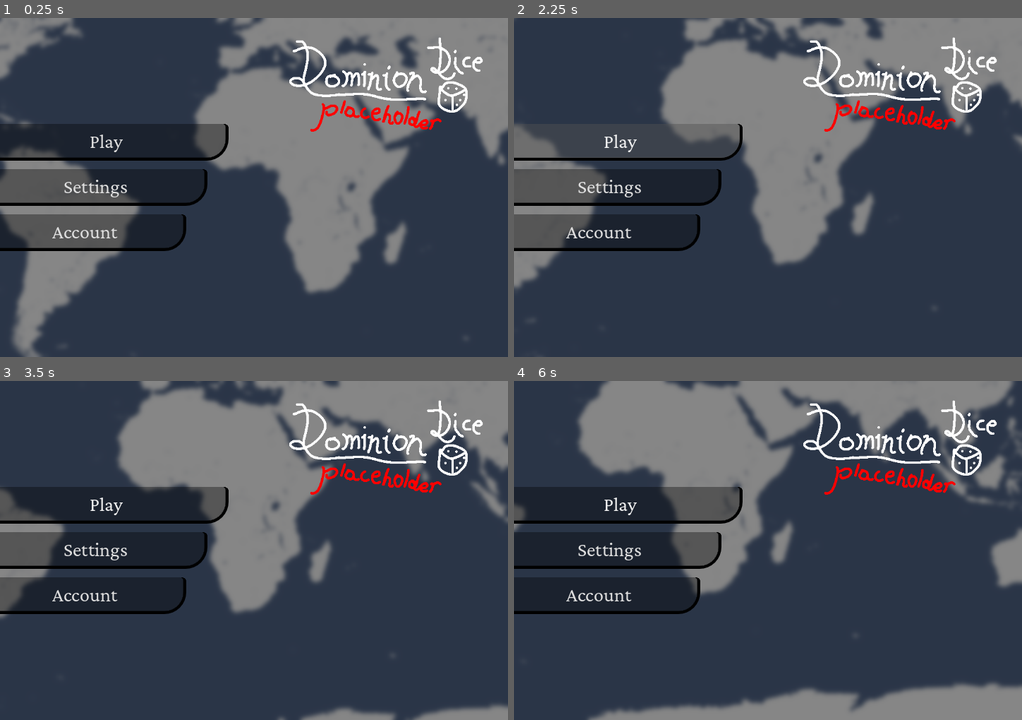
Above: before the commit, frames 1-4 (two rows, left to right).
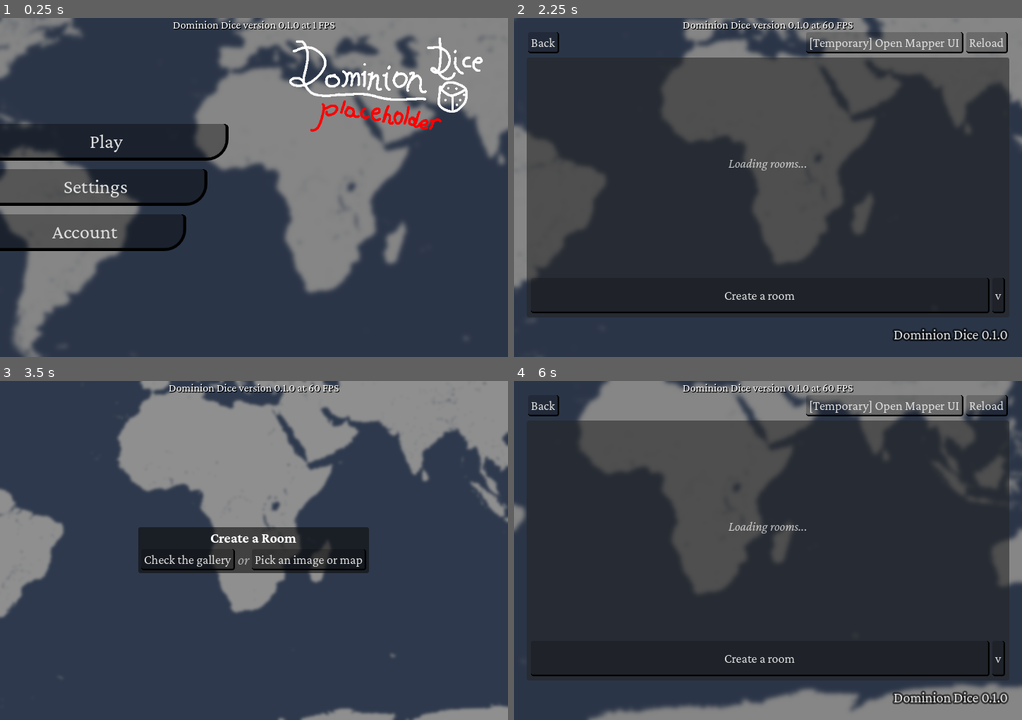
Above: after the commit, the same moments.

Repository: anywhereco/heredita-client
Game: Godot game, scene res://scenes/main_menu/main.tscn
Two runs of this game, one before a commit and one after it. Both use one fixed random seed, a clock stepped at 60 frames per second and the inputs below. Before the commit the project starts from res://main.tscn.
Inputs (mouse positions are in pixels of both pictures, inside the frame that each line leads up to):
- Up to frame 1 (0.25 s): no input
- Up to frame 2 (2.25 s): click "Play" at 0.5 s; click (544, 41) at 1.25 s, where only the run after the commit has a clickable "Back"; click "Play" at 2 s
- Up to frame 3 (3.5 s): click (243, 658) at 2.75 s, where only the run after the commit has a clickable "Create a room"
- Up to frame 4 (6 s): click (701, 560) at 3.5 s, where only the run after the commit has a clickable "Check the gallery"; move the mouse to (879, 533) at 4.27 s; hold Right (move_right) 4.28-5.03 s; hold Mouse wheel up (zoom_in) 4.28-5.03 s; click (879, 533) at 4.42 s; move the mouse to (666, 567) at 5.02 s; hold Down (move_backwards) 5.03-5.78 s; tap Mouse wheel down (zoom_out) at 5.1 s; click (666, 567) at 5.17 s; tap Space (jump) at 5.27 s; move the mouse to (818, 475) at 5.77 s; hold Right (move_right) from 5.78 s (still down); hold Mouse wheel up (zoom_in) from 5.78 s (still down); click (818, 475) at 5.92 s

The runs differ from the first frame. In frame 1, 0.4% of the frame differs, in the area x 34-67%, y 0-4%; in frame 2, 39%, in the area x 0-98%, y 0-96%; in frame 3, 19%; in frame 4, 30%.
Error after the commit: Parse Error: Identifier "HTML5FileDialog" not declared in the current scope. (res://libraries/ui/image_picker_button/image_picker_button.gd:20)

Commit message:
landing page & debug ui

Diff:
--- a/project.godot
+++ b/project.godot
@@ -21,6 +21,7 @@
 QueryParams="*res://libraries/QueryParams.gd"
 State="*res://singletons/state/state.gd"
 HTTP="*res://libraries/HTTP.gd"
+DebugLayer="*res://singletons/debug/DebugLayer.tscn"
 
 [debug]
 
--- a/scenes/main_menu/foreground.gd
+++ b/scenes/main_menu/foreground.gd
@@ -1,6 +1,33 @@
+class_name MainMenuForeground
 extends CanvasLayer
 
 @onready var switch_element: Control = $SwitchElement
+static var _instance: MainMenuForeground
+
+enum Page {
+	LANDING,
+	ROOM_LIST
+}
+
+var page: Page = Page.LANDING
+
+# pages
+const LANDING = preload("uid://crasgtic6vnmh")
+const ROOM_LIST = preload("uid://cww8q0kd7eghb")
+
+func _init() -> void:
+	_instance = self
 
 func _ready() -> void:
 	Prompts.override_ui = self
+
+func swap_page(new_page: Page) -> void:
+	var inst: Node
+	match new_page:
+		Page.LANDING:
+			inst = LANDING.instantiate()
+		Page.ROOM_LIST:
+			inst = ROOM_LIST.instantiate()
+	switch_element.add_child(inst)
+	switch_element.get_child(0).queue_free()
+	switch_element.get_child(0).hide()
--- a/main.tscn
+++ b/scenes/main_menu/main.tscn
@@ -8,3 +8,4 @@
 [node name="Background" parent="." instance=ExtResource("1_1ig7j")]
 
 [node name="Foreground" parent="." instance=ExtResource("2_ukx7c")]
+unique_name_in_owner = true
--- a/scenes/main_menu/pages/landing/Landing.tscn
+++ b/scenes/main_menu/pages/landing/Landing.tscn
@@ -1,6 +1,7 @@
-[gd_scene load_steps=2 format=3 uid="uid://crasgtic6vnmh"]
+[gd_scene load_steps=3 format=3 uid="uid://crasgtic6vnmh"]
 
 [ext_resource type="Texture2D" uid="uid://c0udqbl4trv2i" path="res://assets/logo_large.png" id="1_e06ia"]
+[ext_resource type="Script" uid="uid://c28ljhbovoicm" path="res://scenes/main_menu/pages/landing/play.gd" id="1_ymk45"]
 
 [node name="Landing" type="Control"]
 layout_mode = 3
@@ -29,6 +30,7 @@
 layout_mode = 2
 theme_type_variation = &"PrimaryButtons"
 text = "Play"
+script = ExtResource("1_ymk45")
 
 [node name="Stagger" type="HBoxContainer" parent="HBoxContainer/LeftSide"]
 layout_mode = 2
--- /dev/null
+++ b/scenes/main_menu/pages/landing/play.gd
@@ -0,0 +1,12 @@
+extends Button
+
+@onready var foreground: MainMenuForeground = MainMenuForeground._instance
+
+# Called when the node enters the scene tree for the first time.
+func _ready() -> void:
+	pass # Replace with function body.
+
+
+# Called every frame. 'delta' is the elapsed time since the previous frame.
+func _pressed() -> void:
+	foreground.swap_page(MainMenuForeground.Page.ROOM_LIST)
--- /dev/null
+++ b/scenes/main_menu/pages/room_list/return_to_landing.gd
@@ -0,0 +1,12 @@
+extends Button
+
+@onready var foreground: MainMenuForeground = MainMenuForeground._instance
+
+# Called when the node enters the scene tree for the first time.
+func _ready() -> void:
+	pass # Replace with function body.
+
+
+# Called every frame. 'delta' is the elapsed time since the previous frame.
+func _pressed() -> void:
+	foreground.swap_page(MainMenuForeground.Page.LANDING)
--- a/scenes/main_menu/pages/room_list/rooms.tscn
+++ b/scenes/main_menu/pages/room_list/rooms.tscn
@@ -1,8 +1,9 @@
-[gd_scene load_steps=13 format=3 uid="uid://cww8q0kd7eghb"]
+[gd_scene load_steps=14 format=3 uid="uid://cww8q0kd7eghb"]
 
 [ext_resource type="Texture2D" uid="uid://c1kanb7wy7l6u" path="res://assets/logo.png" id="1_u72k2"]
 [ext_resource type="Script" uid="uid://bo7jlrc3hs4b5" path="res://scenes/main_menu/pages/room_list/keep_logo_size.gd" id="2_ad10x"]
 [ext_resource type="Script" uid="uid://iwdjjxhxn5pa" path="res://scenes/main_menu/pages/room_list/temporary_mapper_opener.gd" id="3_lh7oj"]
+[ext_resource type="Script" uid="uid://cfggt4nqijly5" path="res://scenes/main_menu/pages/room_list/return_to_landing.gd" id="3_vv0m7"]
 [ext_resource type="Script" uid="uid://bwliltv76v13d" path="res://scenes/main_menu/pages/room_list/reload.gd" id="4_em73g"]
 [ext_resource type="Script" uid="uid://ccm6h71syvpb" path="res://scenes/main_menu/pages/room_list/roomhandler.gd" id="5_2ry5b"]
 [ext_resource type="FontVariation" uid="uid://buqkj6hkhmhax" path="res://assets/font/_variants/proitalics450.tres" id="6_8mxs2"]
@@ -65,9 +66,10 @@
 layout_mode = 2
 alignment = 2
 
-[node name="Button" type="Button" parent="Rooms/ButtonRow"]
+[node name="Back" type="Button" parent="Rooms/ButtonRow"]
 layout_mode = 2
 text = "Back"
+script = ExtResource("3_vv0m7")
 
 [node name="Control" type="Control" parent="Rooms/ButtonRow"]
 layout_mode = 2
--- a/scenes/mapper/ui/infotracker.gd
+++ /dev/null
@@ -1,10 +0,0 @@
-extends Label
-
-@onready var mapper: MapperRoot = $"../../../../../.."
-
-func _ready() -> void:
-	pass
-
-func _process(delta: float) -> void:
-	text = "\n"
-	text += "fps: %s\n" % Engine.get_frames_per_second()
--- a/scenes/mapper/ui/ui.tscn
+++ b/scenes/mapper/ui/ui.tscn
@@ -1,10 +1,9 @@
-[gd_scene load_steps=19 format=3 uid="uid://yb2j237qhuec"]
+[gd_scene load_steps=18 format=3 uid="uid://yb2j237qhuec"]
 
 [ext_resource type="Script" uid="uid://i3124dmjaoj6" path="res://scenes/mapper/ui/right_items.gd" id="1_itatv"]
 [ext_resource type="Material" uid="uid://dayrr5lupf1h2" path="res://scenes/_shared/glass.tres" id="2_tv71d"]
 [ext_resource type="Script" uid="uid://cobvlsshktn31" path="res://scenes/mapper/ui/tab_scroll_bar.gd" id="3_mey8b"]
 [ext_resource type="Texture2D" uid="uid://bf21ocaw21o0l" path="res://assets/icons/send.svg" id="4_rh4gq"]
-[ext_resource type="Script" uid="uid://q730t7bfxbrx" path="res://scenes/mapper/ui/infotracker.gd" id="5_em4te"]
 [ext_resource type="FontVariation" uid="uid://dci33svbxkhv6" path="res://assets/font/_variants/pro650.tres" id="6_wbt2f"]
 [ext_resource type="Script" uid="uid://cyue2b6ml14cg" path="res://scenes/mapper/ui/tool_changer.gd" id="7_0sgq1"]
 [ext_resource type="Texture2D" uid="uid://b75i52xuegece" path="res://assets/icons/tools/brush.svg" id="8_2eddf"]
@@ -199,23 +198,6 @@
 layout_mode = 2
 size_flags_horizontal = 0
 
-[node name="Infotracker" type="Label" parent="ChatSplit/RightItems/BottomPanel/ChatAnchor"]
-layout_mode = 1
-anchors_preset = 6
-anchor_left = 1.0
-anchor_top = 0.5
-anchor_right = 1.0
-anchor_bottom = 0.5
-offset_left = -99.0
-offset_top = -10.5
-offset_right = -13.0
-offset_bottom = 10.5
-grow_horizontal = 0
-grow_vertical = 2
-text = "Zoom: 3 Jillion"
-horizontal_alignment = 2
-script = ExtResource("5_em4te")
-
 [node name="FoldableContainer" type="FoldableContainer" parent="ChatSplit/RightItems/BottomPanel"]
 layout_mode = 2
 theme_type_variation = &"TransparentFoldableContainer"
--- /dev/null
+++ b/singletons/debug/DebugLayer.gd
@@ -0,0 +1,20 @@
+extends Control
+
+@onready var label: Label = $Label
+
+var original_text: String
+
+# Called when the node enters the scene tree for the first time.
+func _ready() -> void:
+	label.text = label.text.replace("!VER", ProjectSettings.get_setting("application/config/version"))
+	original_text = label.text
+
+
+# Called every frame. 'delta' is the elapsed time since the previous frame.
+func _process(delta: float) -> void:
+	label.text = original_text % [Engine.get_frames_per_second()]
+
+func _unhandled_key_input(event: InputEvent) -> void:
+	if event is InputEventKey:
+		if event.pressed and event.keycode == KEY_F3:
+			self.visible = not self.visible
--- /dev/null
+++ b/singletons/debug/DebugLayer.tscn
@@ -0,0 +1,31 @@
+[gd_scene load_steps=3 format=3 uid="uid://d2a2syuqfdlh7"]
+
+[ext_resource type="Script" uid="uid://dqqewyeqhmscd" path="res://singletons/debug/DebugLayer.gd" id="1_8p4q4"]
+
+[sub_resource type="LabelSettings" id="LabelSettings_ovp2x"]
+shadow_color = Color(0, 0, 0, 1)
+
+[node name="CanvasLayer" type="CanvasLayer"]
+layer = 1023
+
+[node name="DebugLayer" type="Control" parent="."]
+layout_mode = 3
+anchors_preset = 15
+anchor_right = 1.0
+anchor_bottom = 1.0
+grow_horizontal = 2
+grow_vertical = 2
+mouse_filter = 2
+mouse_behavior_recursive = 1
+script = ExtResource("1_8p4q4")
+
+[node name="Label" type="Label" parent="DebugLayer"]
+layout_mode = 1
+anchors_preset = 10
+anchor_right = 1.0
+offset_bottom = 21.0
+grow_horizontal = 2
+mouse_behavior_recursive = 1
+text = "Dominion Dice version !VER at %d FPS"
+label_settings = SubResource("LabelSettings_ovp2x")
+horizontal_alignment = 1
Not shown, added: scenes/main_menu/pages/landing/play.gd.uid
Not shown, added: scenes/main_menu/pages/room_list/return_to_landing.gd.uid
Not shown, removed: scenes/mapper/ui/infotracker.gd.uid
Not shown, added: singletons/debug/DebugLayer.gd.uid
